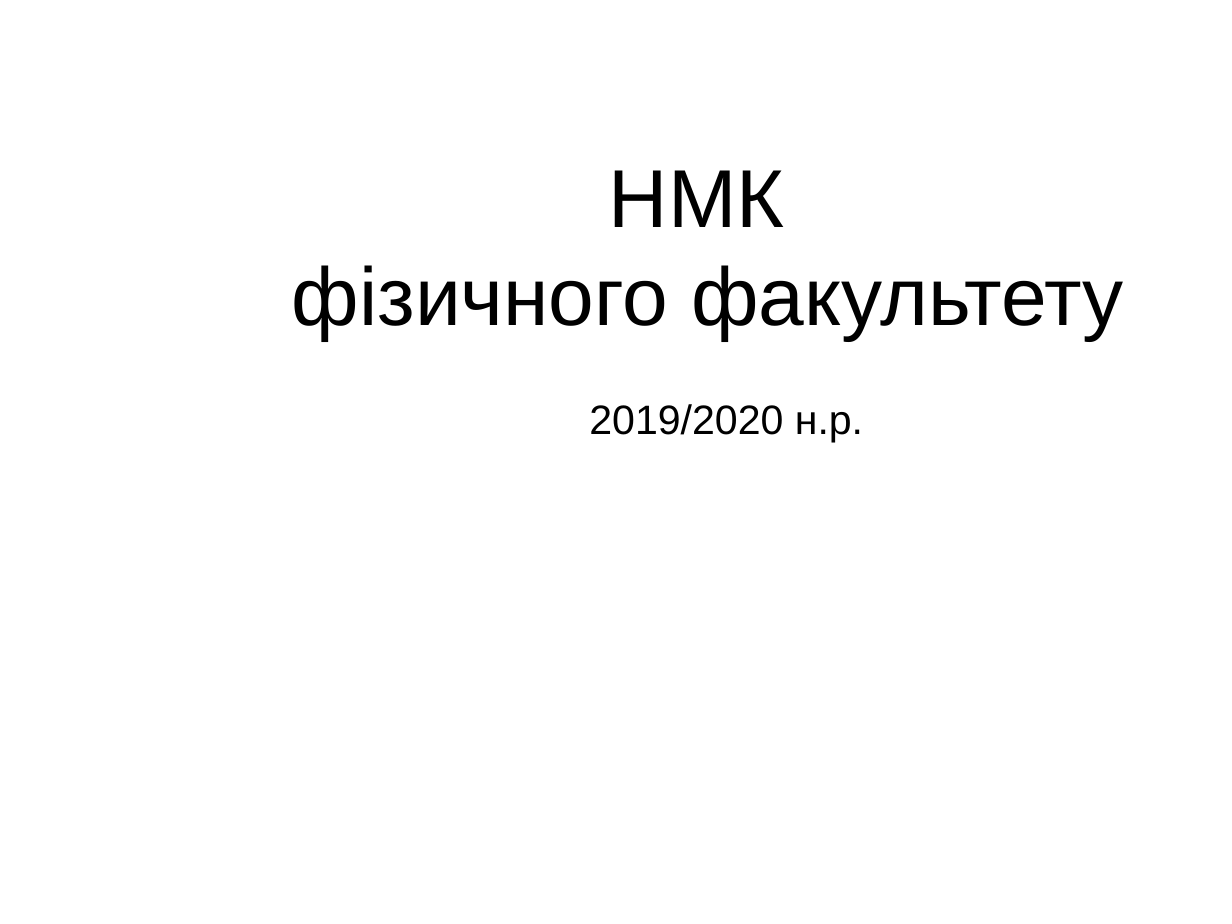
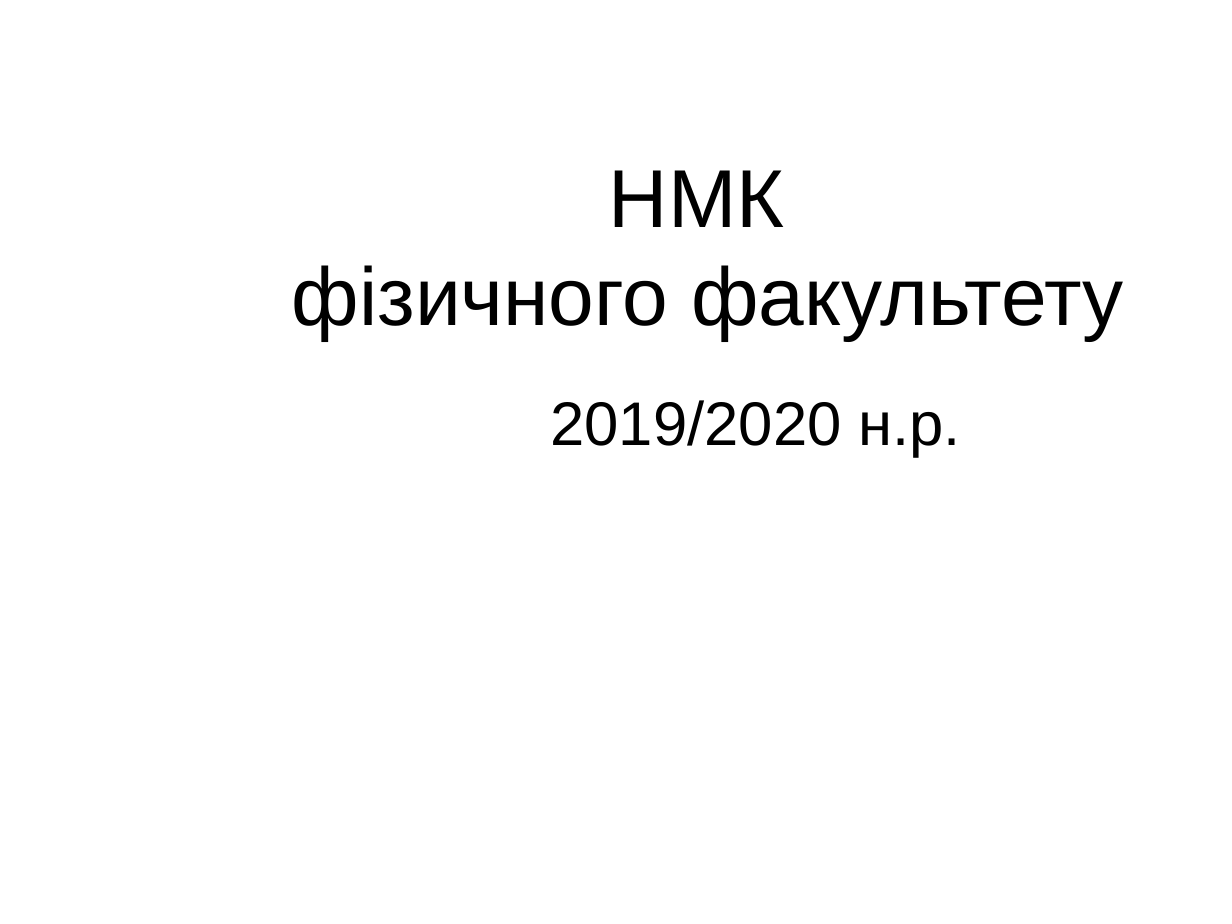
Before and after one commit to l432/NMK, a slide deck: slide 1 of Olikh/Zvit/20_21/Zvit20_21.ppt. Drawn at 1232x924 pixels with LibreOffice and Linux fonts; fonts in the diff are those of the drawing; background and template pictures are left out. Boxes give left, top, right and bottom in pixels: in the first picture for what was removed or moved away, otherwise in the second. Text is boxed around its words. In the diff, an @@ line names an element or a change of style, - is before the commit and + after.

```diff
--- a/Olikh/Zvit/20_21/Zvit20_21.ppt
+++ b/Olikh/Zvit/20_21/Zvit20_21.ppt
@@ text "2019/2020 н.р.": place and size @@
-text "2019/2020 н.р." at <box>589,404,863,443</box>
+text "2019/2020 н.р." at <box>550,400,961,456</box>
@@ text "2019/2020 н.р." at <box>550,400,961,456</box>: size 24 to 36 pt @@
```
Also in this commit, not shown: 2 other slides changed, 7 other files.
